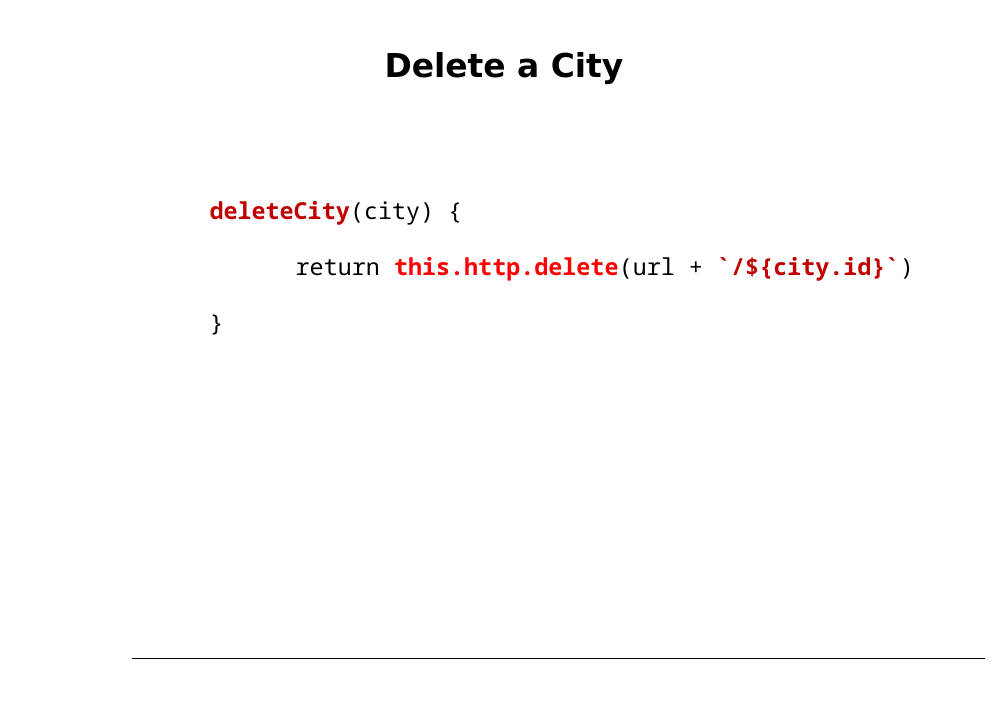
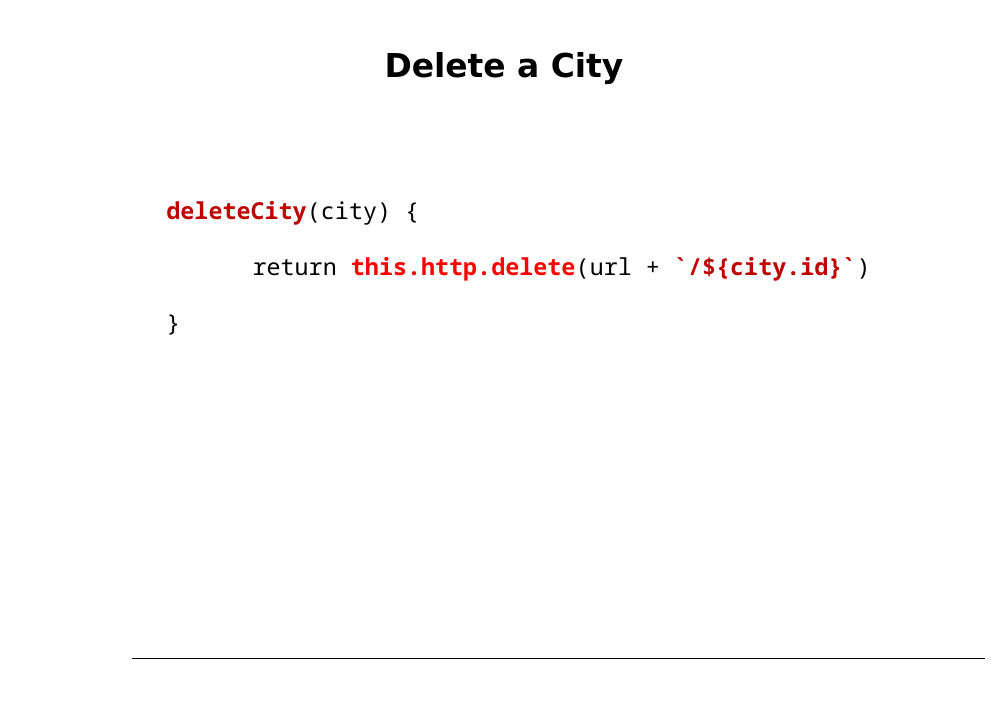
Before and after one commit to petereijgermans11/workshop-angular13, a slide deck: slide 38 of PPT/03- Angular Service.pptx. Drawn at 1008x713 pixels with LibreOffice and Linux fonts; fonts in the diff are those of the drawing. Boxes give left, top, right and bottom in pixels: in the first picture for what was removed or moved away, otherwise in the second. Text is boxed around its words. In the diff, an @@ line names an element or a change of style, - is before the commit and + after.

```diff
--- a/PPT/03- Angular Service.pptx
+++ b/PPT/03- Angular Service.pptx
@@ text "deleteCity(city) {": place and size @@
-text "deleteCity(city) {" at [210,201,914,281]
+text "deleteCity(city) {" at [166,201,871,281]
```
Also in this commit, not shown: 11 other slides changed, 1 other file.
